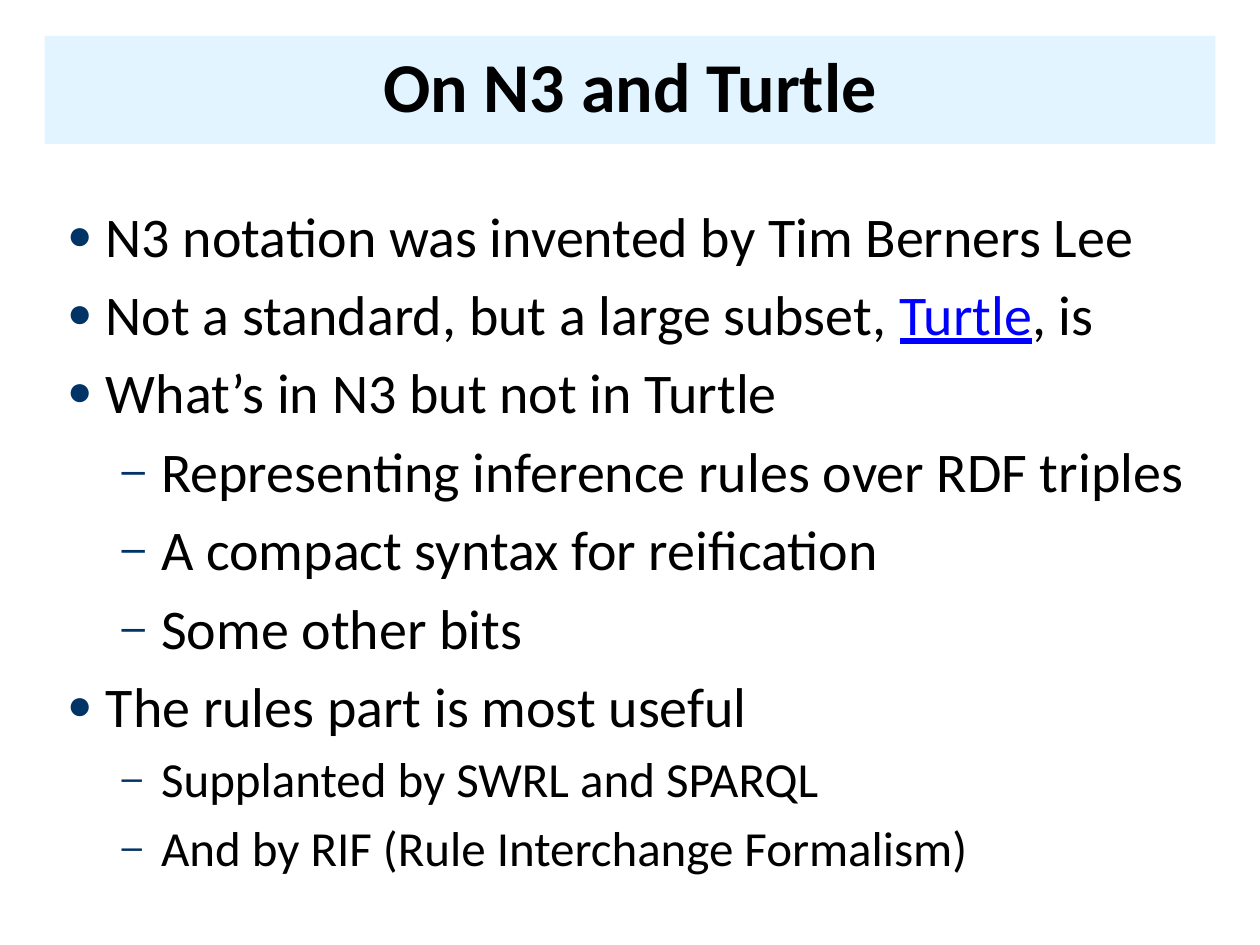
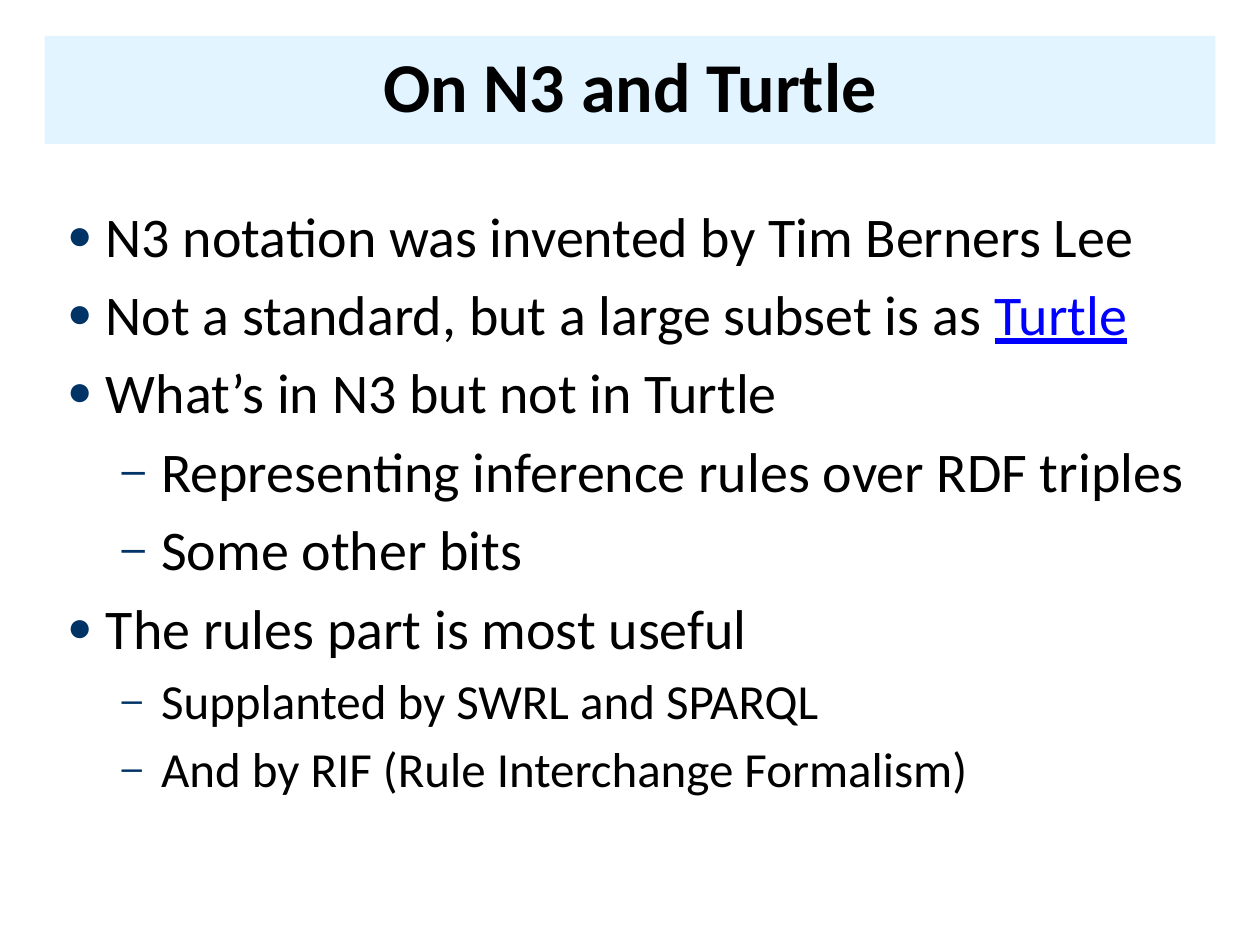
Before and after one commit to UMBC-CMSC-491-691-F19-Knowledge-Graphs/class_material, a slide deck: slide 6 of notes/05_rdfs/05bCWM.pptx. Drawn at 1260x945 pixels with LibreOffice and Linux fonts; fonts in the diff are those of the drawing. Boxes give left, top, right and bottom in pixels: in the first picture for what was removed or moved away, otherwise in the second. Text is boxed around its words. In the diff, an @@ line names an element or a change of style, - is before the commit and + after.

```diff
--- a/notes/05_rdfs/05bCWM.pptx
+++ b/notes/05_rdfs/05bCWM.pptx
@@ text at (x1=106, y1=296, x2=1127, y2=345): text changed @@
-● Not a standard, but a large subset, Turtle, is
+● Not a standard, but a large subset is as Turtle
@@ text at (x1=161, y1=531, x2=878, y2=579): paragraph removed @@
-  – A compact syntax for reification
```
Also in this commit, not shown: 5 other slides changed, 1 slide added, 24 other files.
